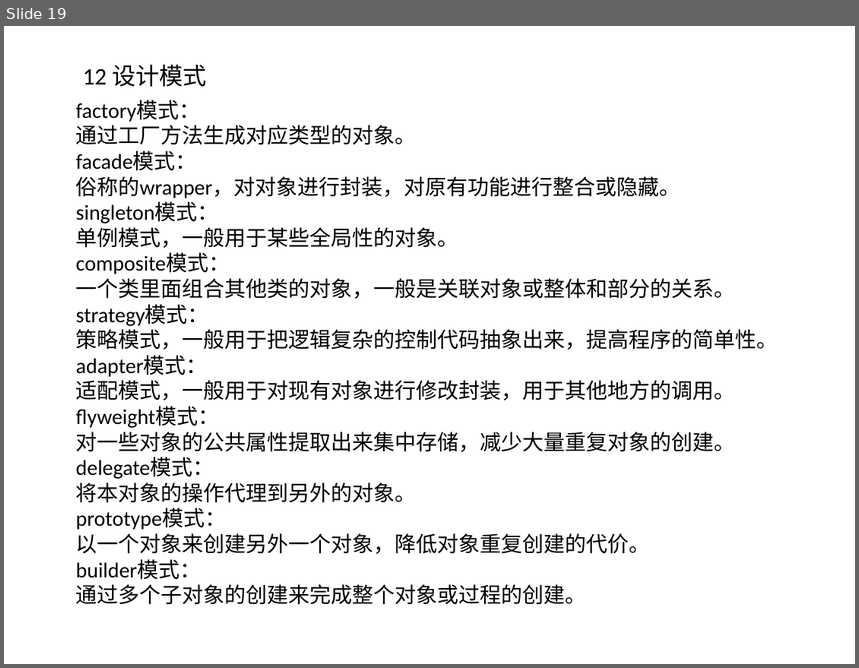
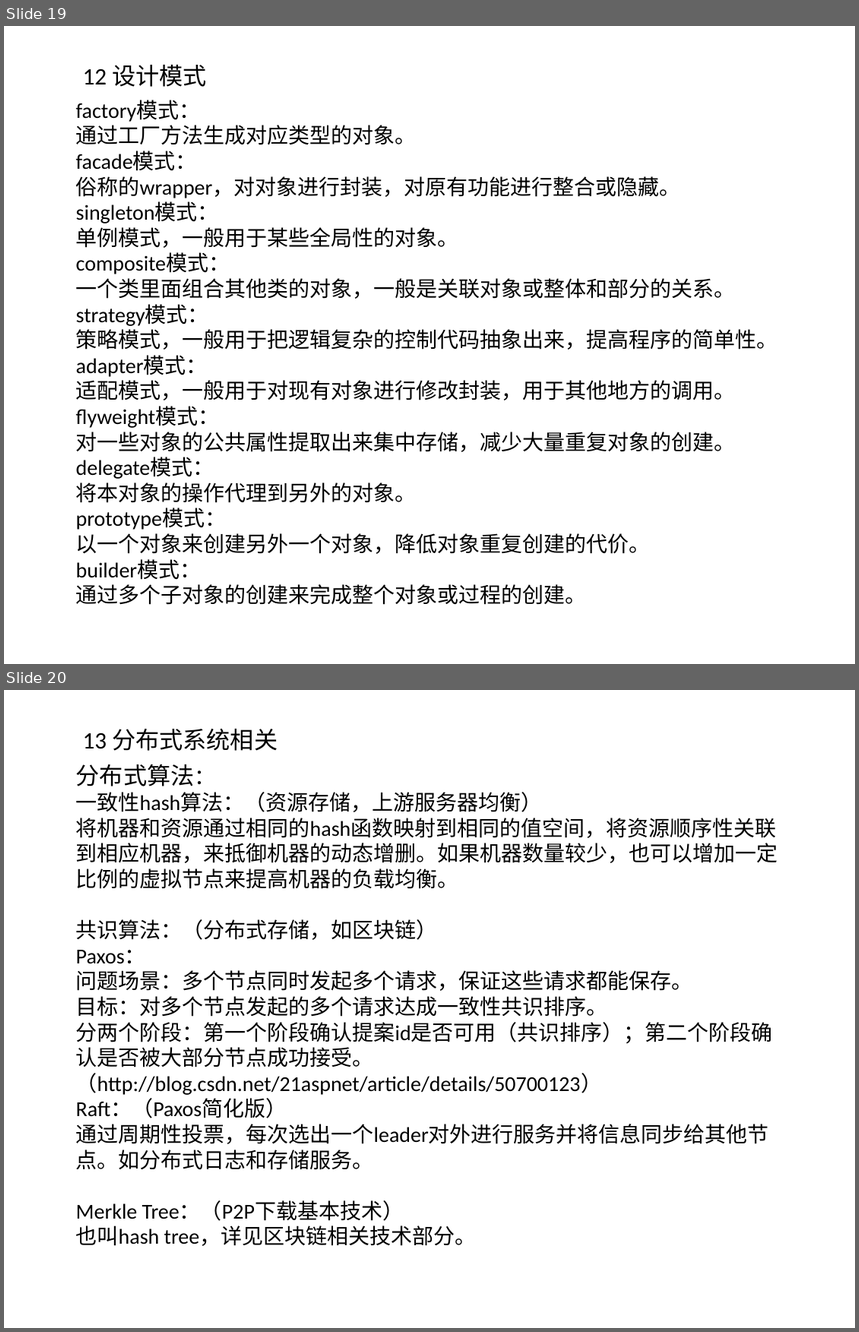
Before and after one commit to willkk/go, a slide deck: algos_summary.pptx. Shown one above the other, each under a label of ours: slide 19 before the commit, slides 19 and 20 after it. The pictures are 859x668 and 859x1332 pixels, drawn with LibreOffice and Linux fonts; fonts in the diff are those of the drawing. Boxes give left, top, right and bottom in pixels: in the first picture for what was removed or moved away, otherwise in the second. Text is boxed around its words. In the diff, an @@ line names an element or a change of style, - is before the commit and + after.

```diff
--- a/algos_summary.pptx
+++ b/algos_summary.pptx
@@ slide 20 added at (4, 690, 855, 1328), background #FFFFFF @@
@@ text added at (83, 729, 278, 751), 20 pt, text #000000 @@
+13 分布式系统相关
@@ text added at (76, 764, 778, 1246), 18 pt, text #000000 @@
+分布式算法：
+一致性hash算法：（资源存储，上游服务器均衡）
+将机器和资源通过相同的hash函数映射到相同的值空间，将资源顺序性关联到相应机器，来抵御机器的动态增删。如果机器数量较少，也可以增加一定比例的虚拟节点来提高机器的负载均衡。
+共识算法：（分布式存储，如区块链）
+Paxos：
+问题场景：多个节点同时发起多个请求，保证这些请求都能保存。
+目标：对多个节点发起的多个请求达成一致性共识排序。
+分两个阶段：第一个阶段确认提案id是否可用（共识排序）；第二个阶段确认是否被大部分节点成功接受。
+（http://blog.csdn.net/21aspnet/article/details/50700123）
+Raft：（Paxos简化版）
+通过周期性投票，每次选出一个leader对外进行服务并将信息同步给其他节点。如分布式日志和存储服务。
+Merkle Tree：（P2P下载基本技术）
+也叫hash tree，详见区块链相关技术部分。
```
Also in this commit, not shown: 1 slide changed, 4 other slides added, 1 other file.
